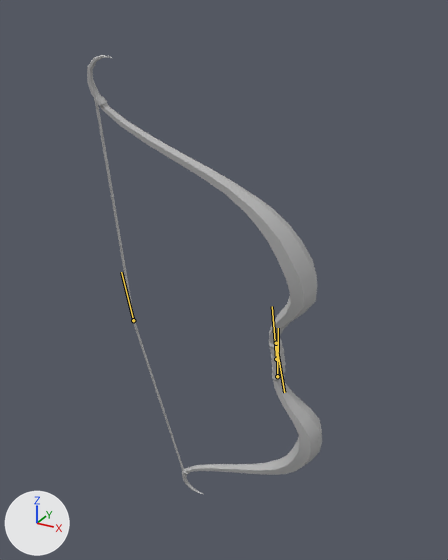
Renders of the FBX model Assets/Graphics/Animations/Bow.fbx from each side of a commit.
One viewpoint serves both versions: a 50 mm camera at (0.66, -1.661, 1.065) aimed at (-0.287, 0.06, 0.204). The axes (+X, +Y, +Z) are drawn at lower left. The lights are the same throughout. Both versions are drawn at frame 7 of the action 'Bow_Shoot'; the numbers are the values there. The bones that bend it are drawn over the model as lines.

Objects in the first picture: 'Bow_Mesh'.
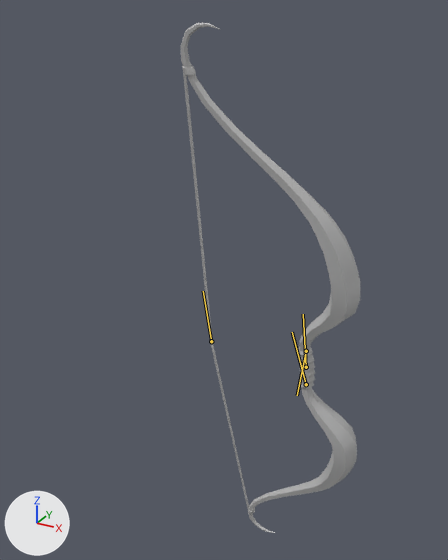
What differs and where, as boxes [x1, y1, x2, y2] in the pictures (448 x 560 px):
'Bow_Mesh', posed (24% narrower, 16% taller): before [87, 55, 322, 494]; after [181, 23, 360, 533]
bone 'Root', root to tip: before (276, 359) to (272, 306); after (306, 367) to (303, 314)
bone 'Upper_Arm_Joint', root to tip: before (276, 343) to (284, 392); after (306, 351) to (297, 395)
bone 'Lower_Arm_Joint', root to tip: before (277, 376) to (278, 328); after (306, 384) to (292, 332)
bone 'String_Joint', root to tip: before (133, 320) to (121, 272); after (211, 341) to (203, 291)

Patch to the scene script:
```diff
--- a/Assets/Graphics/Animations/Bow.fbx.py
+++ b/Assets/Graphics/Animations/Bow.fbx.py
@@ bone_root @@
 bone_root = bpy.data.objects['Bow_Rig'].pose.bones['Root']
-bone_root.location = (-5.1, -1.1, 0.3)
+bone_root.location = (5.4, -1.1, 0.3)
@@ bone_upper_arm_joint @@
 bone_upper_arm_joint = bpy.data.objects['Bow_Rig'].pose.bones['Upper_Arm_Joint']  # child of 'Root'
-bone_upper_arm_joint.rotation_quaternion = (0.999, 0.0, 0.0, -0.039)  # degrees (0, 0, -5)
+bone_upper_arm_joint.rotation_quaternion = (0.996, 0.0, 0.0, 0.09)  # degrees (0, 0, 10)
@@ bone_lower_arm_joint @@
 bone_lower_arm_joint = bpy.data.objects['Bow_Rig'].pose.bones['Lower_Arm_Joint']  # child of 'Root'
-bone_lower_arm_joint.rotation_quaternion = (0.999, 0.0, 0.0, -0.039)  # degrees (0, 0, -5)
+bone_lower_arm_joint.rotation_quaternion = (0.996, 0.0, 0.0, 0.09)  # degrees (0, 0, 10)
@@ bone_string_joint @@
 bone_string_joint = bpy.data.objects['Bow_Rig'].pose.bones['String_Joint']  # child of 'Root'
-bone_string_joint.location = (-7.4, 0.0, 0.0)
+bone_string_joint.location = (15.9, 0.0, 0.0)
```
